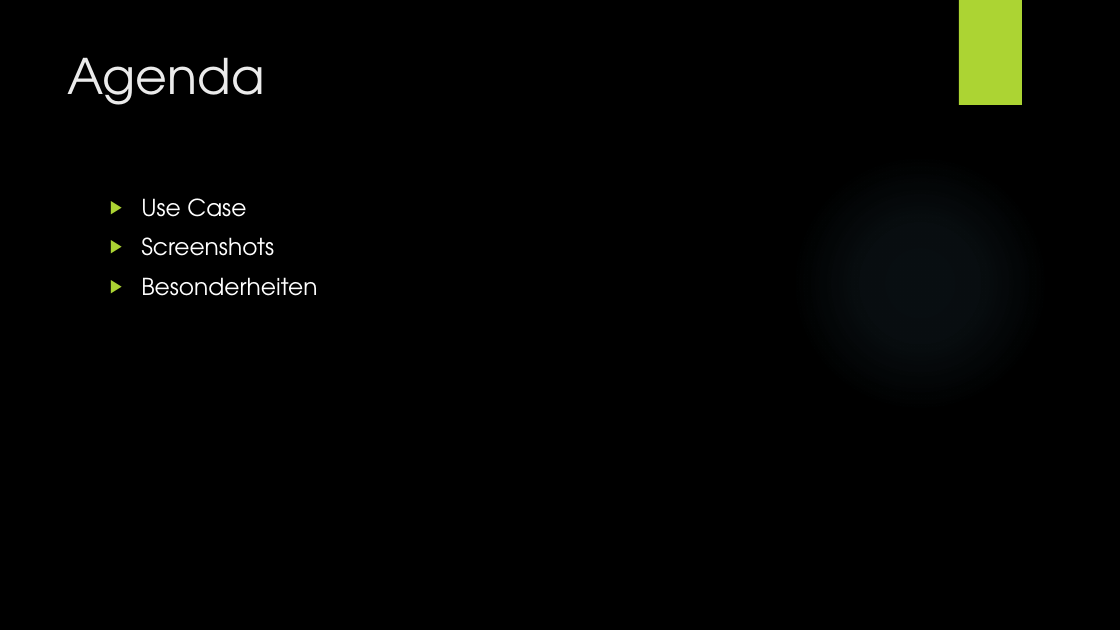
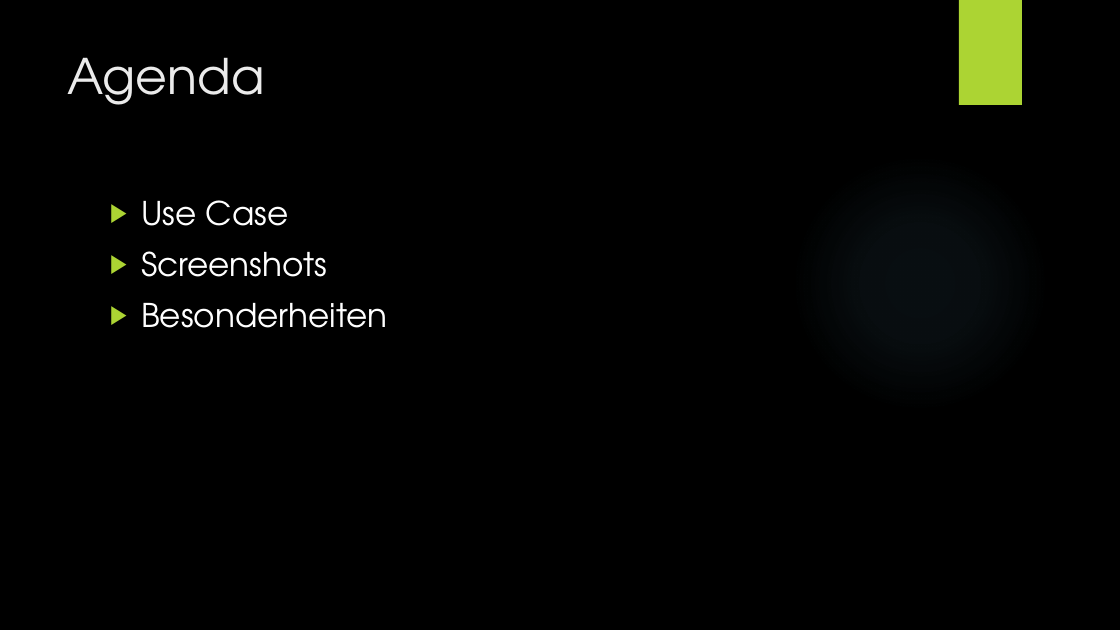
Before and after one commit to Wenja26/rezept, a slide deck: slide 2 of Rezptapp.pptx. Drawn at 1120x630 pixels with LibreOffice and Linux fonts; fonts in the diff are those of the drawing; background and template pictures are left out. Boxes give left, top, right and bottom in pixels: in the first picture for what was removed or moved away, otherwise in the second. Text is boxed around its words. In the diff, an @@ line names an element or a change of style, - is before the commit and + after.

```diff
--- a/Rezptapp.pptx
+++ b/Rezptapp.pptx
@@ text "Use Case" at (141, 200, 387, 328): size 20 to 28 pt @@
```
Also in this commit, not shown: 5 other slides changed, 3 slides added.
